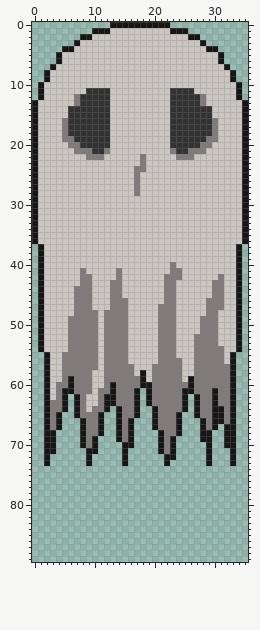
Pixel-art file, stored at src/assets/entities/enemies/ghost/aseprite/ghost1.aseprite. The picture above is the old version.
36x90 pixels, 1 frame.
The same view after the edit:
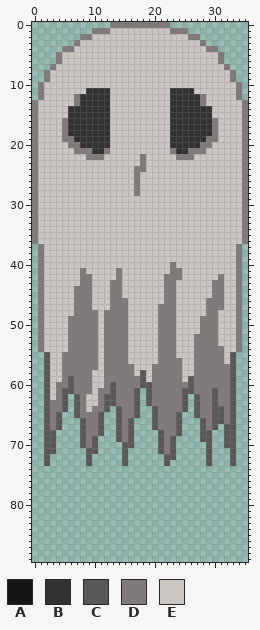
Palette (. is transparent): A #171516  B #323232  C #595757  D #807b7a  E #cbc6c1
Difference:
The author changed colour A to colour C in rows 55 to 57 at x 2 and 33; in row 58 at x 2, 18 and 33; in row 59 at x 2, 6, 18, 26 and 33; in row 60 at x 2, 6, 13, 18 to 19, 26 and 33; in row 61 at x 2, 5 to 6, 13, 17, 19, 25 to 26, 30 and 33; in rows 62 to 63 at x 2, 5, 7, 12 to 13, 17, 19, 25, 27, 30 and 33.
The author changed colour A to colour C in row 64 at x 2, 5, 7, 12, 14, 17, 20, 25, 27, 30 to 31 and 33; in row 65 at x 2, 4, 7, 11, 14, 17, 20, 24, 27, 30 to 31 and 33; in row 66 at x 2, 4, 8, 11, 14, 16, 20, 24, 28, 30 to 31 and 33; in row 67 at x 2, 4, 8, 11, 14, 16, 20, 24, 28, 30 and 32 to 33; in row 68 at x 2 to 3, 8, 11, 14, 16, 21, 24, 28 to 29 and 32 to 33; in row 69 at x 2 to 3, 8, 10, 14, 16, 21, 23, 28 to 29 and 32 to 33.
The author changed colour A to colour C in row 70 at x 2 to 3, 8, 10, 15 to 16, 21, 23, 29 and 32 to 33; in row 71 at x 2 to 3, 9 to 10, 15, 21, 23, 29 and 33; in row 72 at x 2, 9, 15, 22 to 23, 29 and 33; in row 73 at x 2, 9, 15, 22, 29 and 33.
The author changed colour A to colour D in row 0 at x 13 to 22; in row 1 at x 10 to 12 and 23 to 25; in row 2 at x 8 to 9 and 26 to 27; in row 3 at x 7 and 28; in row 4 at x 5 to 6 and 29 to 30; in rows 5 to 6 at x 4 and 31.
The author changed colour A to colour D in row 7 at x 3 and 32; in rows 8 to 9 at x 2 and 33; in rows 10 to 12 at x 1 and 34; in rows 13 to 36 at x 0 and 35; in rows 37 to 54 at x 1 and 34.
